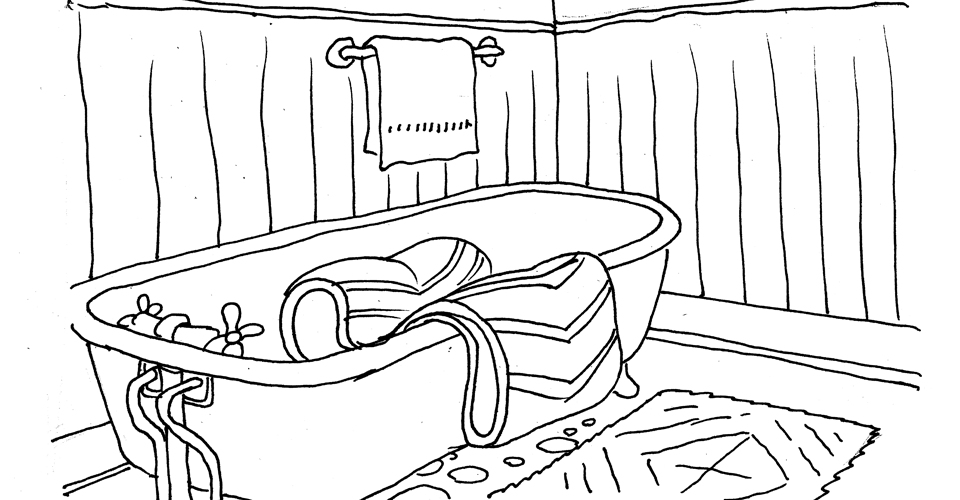
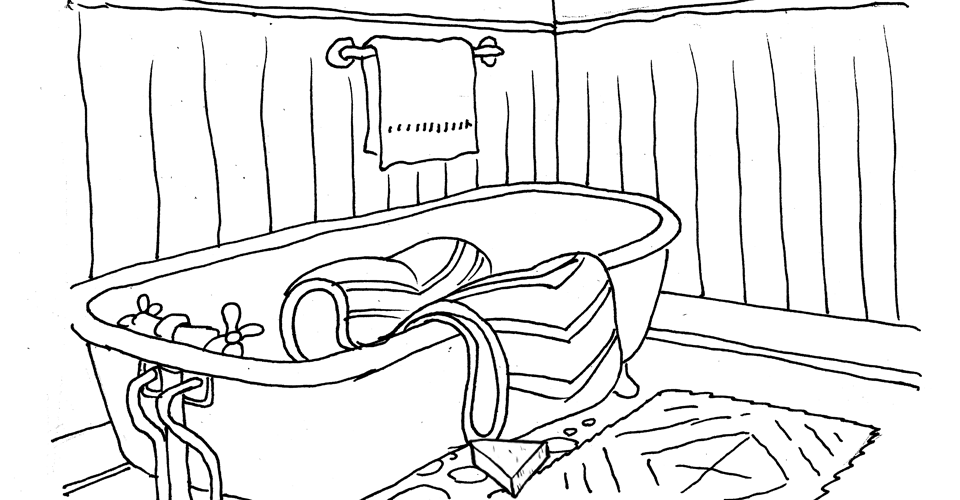
Before/after of a (960, 500) layered artwork. What changed in the layer stack:
added layer "Layer 2" above "Layer 1" over [468, 438, 551, 500]
